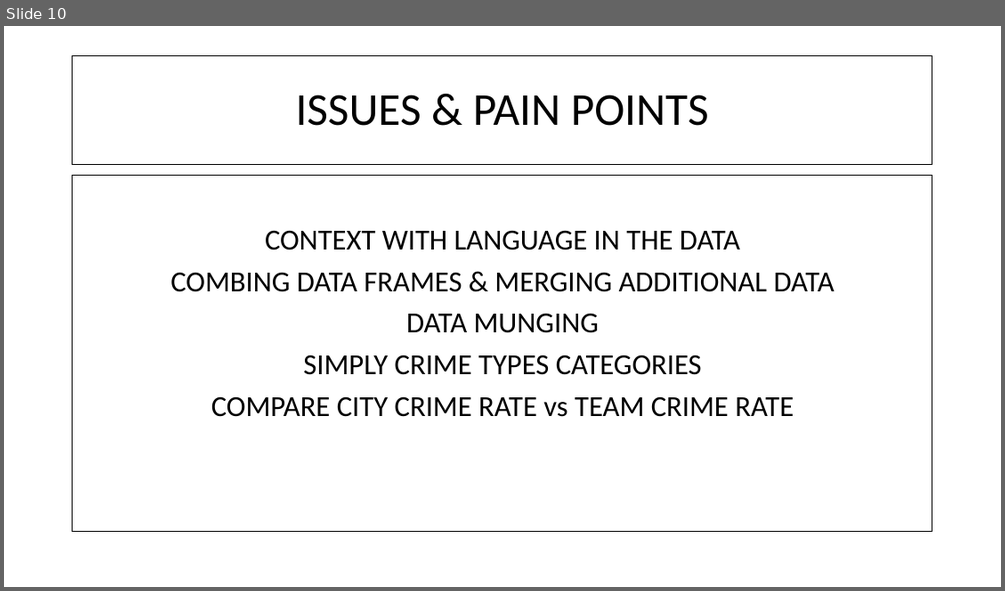
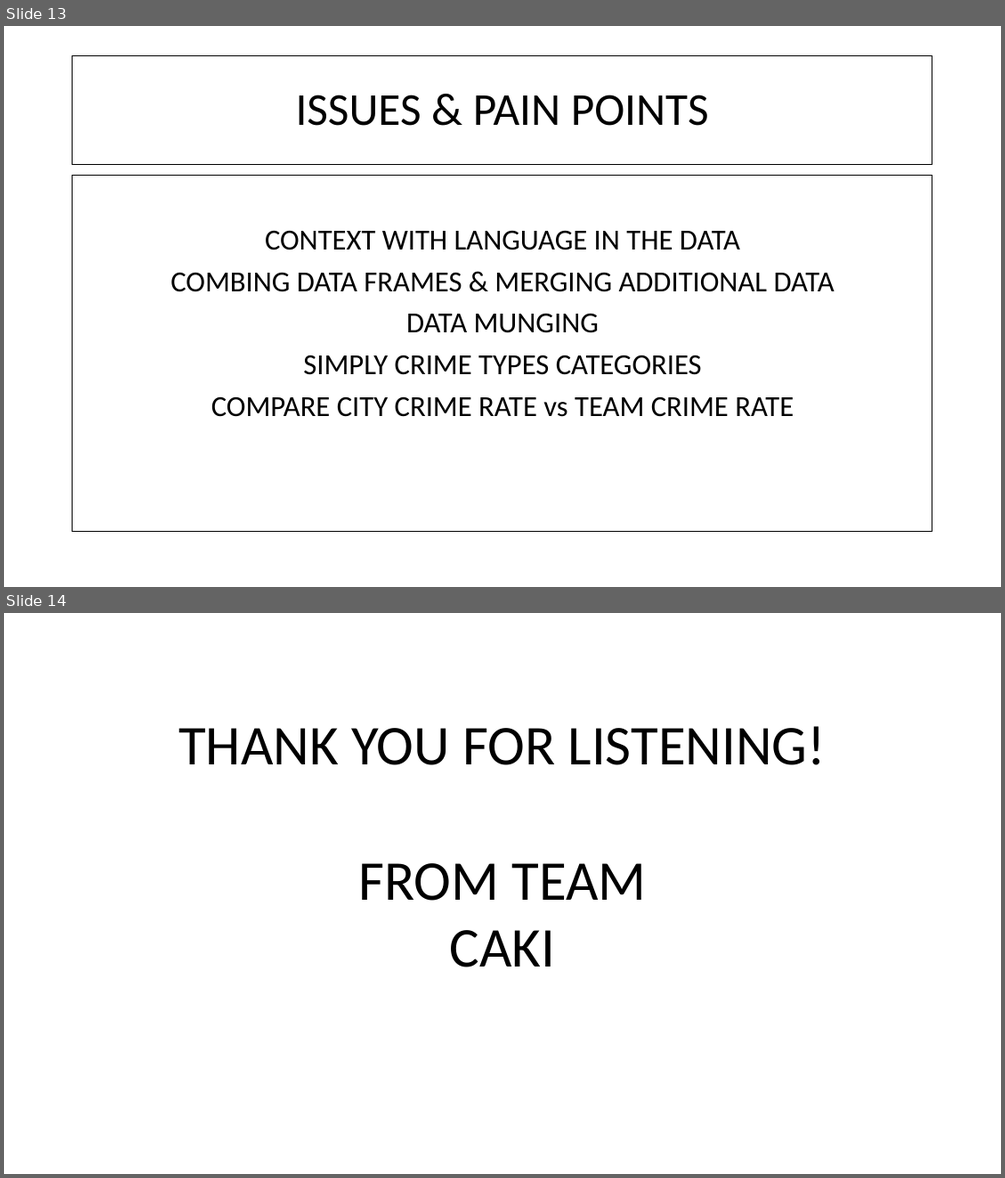
Before and after one commit to alecslaney/project2, a slide deck: CHADS_CODING/CRIME + NFL.pptx. Shown one above the other, each under a label of ours: slide 10 before the commit, slides 13 and 14 after it. The pictures are 1005x591 and 1005x1178 pixels, drawn with LibreOffice and Linux fonts; fonts in the diff are those of the drawing. Boxes give left, top, right and bottom in pixels: in the first picture for what was removed or moved away, otherwise in the second. Text is boxed around its words. In the diff, an @@ line names an element or a change of style, - is before the commit and + after.

```diff
--- a/CHADS_CODING/CRIME + NFL.pptx
+++ b/CHADS_CODING/CRIME + NFL.pptx
@@ slide 14 added at bbox=[4, 613, 1001, 1174], background #FFFFFF @@
@@ text added at bbox=[178, 726, 825, 967], 54 pt, text #000000 @@
+THANK YOU FOR LISTENING!
+FROM TEAM
+CAKI
@@ what was slide 10 is now slide 13 @@
```
Also in this commit, not shown: 2 slides changed, 8 other slides added, 5 slides removed.
